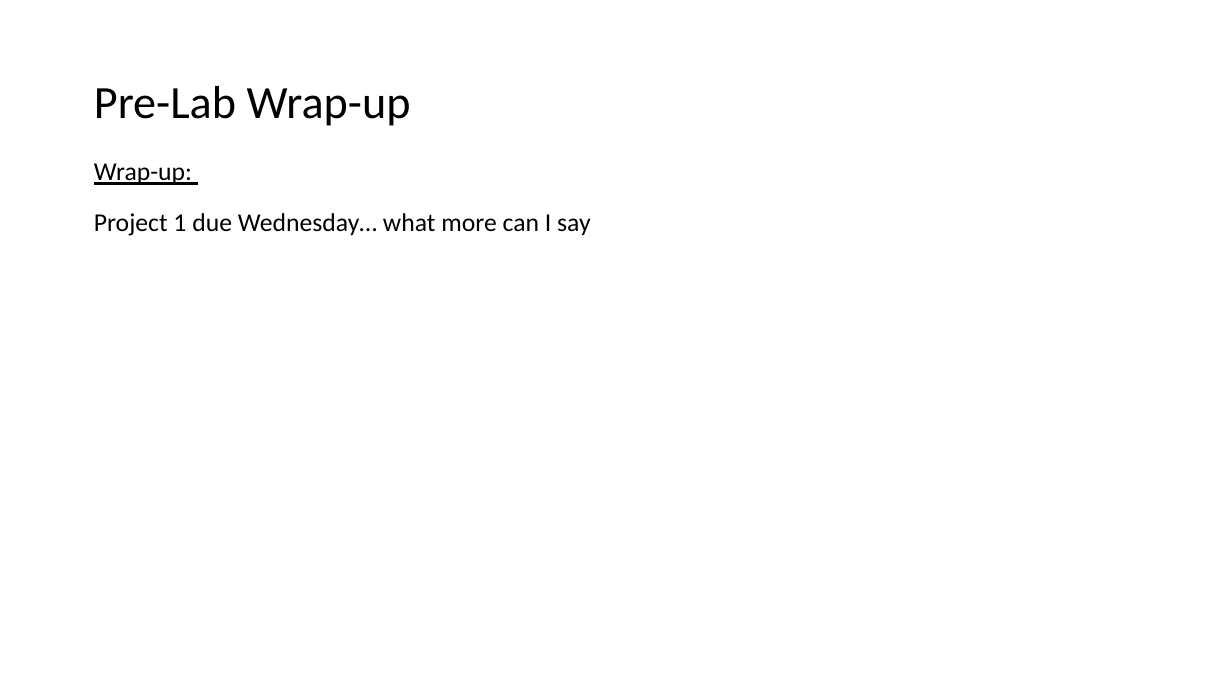
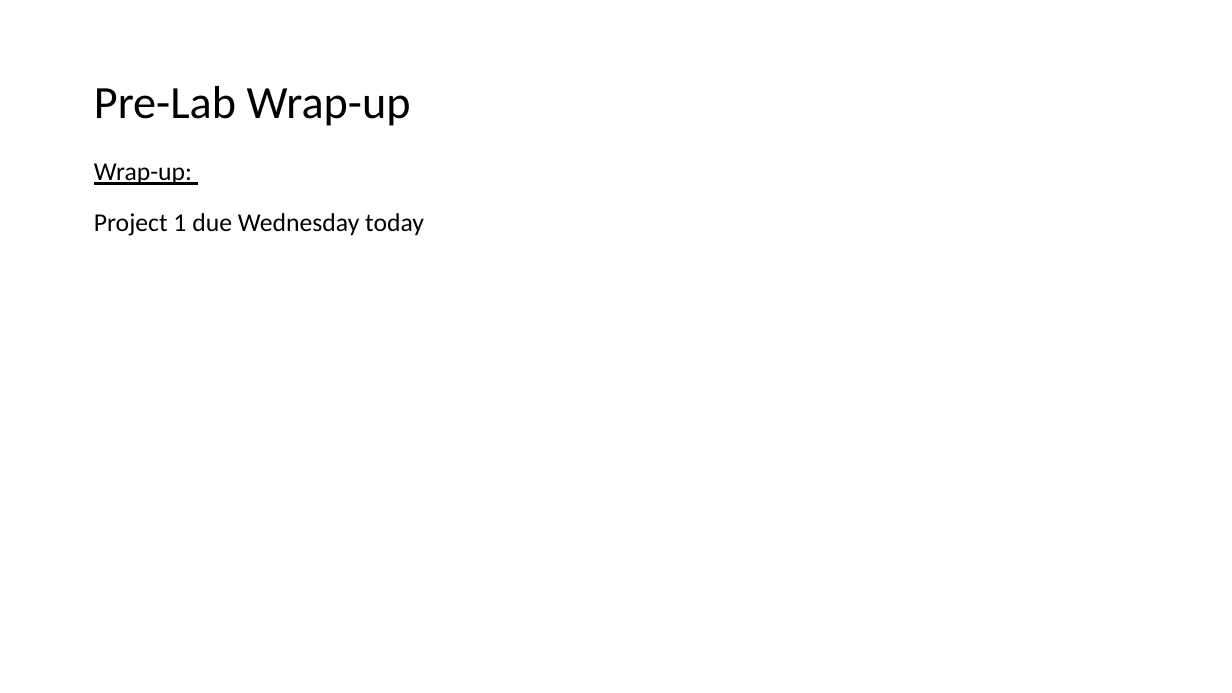
Before and after one commit to EricJPogue/www-epogue-info, a slide deck: slide 5 of CPSC-24700/Presentations/session-10.pptx. Drawn at 1232x693 pixels with LibreOffice and Linux fonts; fonts in the diff are those of the drawing. Boxes give left, top, right and bottom in pixels: in the first picture for what was removed or moved away, otherwise in the second. Text is boxed around its words. In the diff, an @@ line names an element or a change of style, - is before the commit and + after.

```diff
--- a/CPSC-24700/Presentations/session-10.pptx
+++ b/CPSC-24700/Presentations/session-10.pptx
@@ text at (94, 213, 424, 236): text changed @@
-Project 1 due Wednesday… what more can I say
+Project 1 due Wednesday today
```
Also in this commit, not shown: 1 other slide changed, 6 other files.
